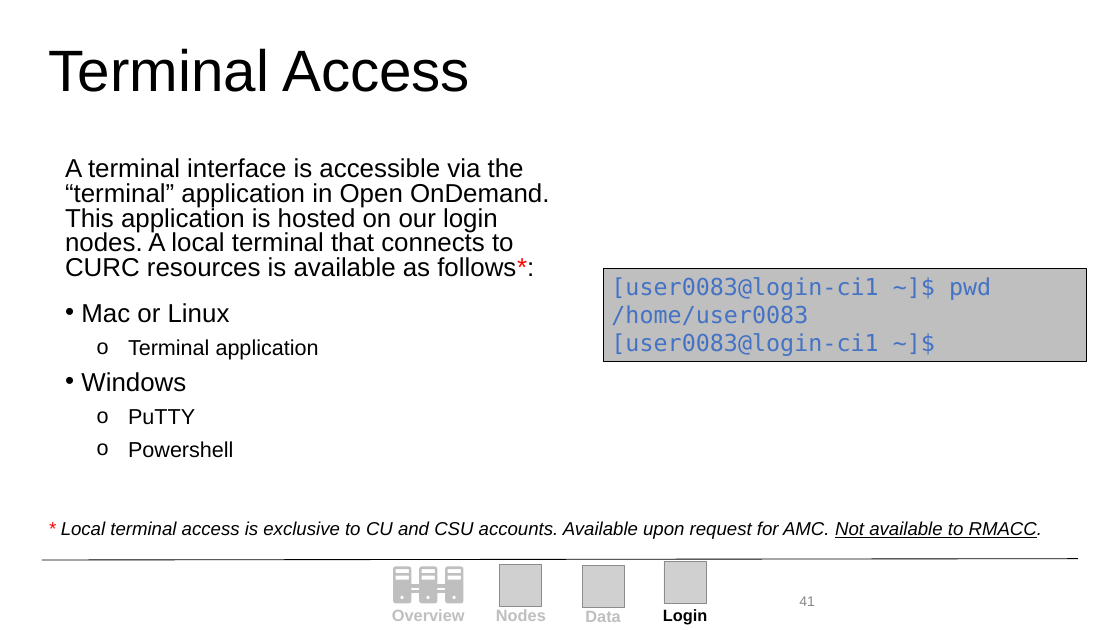
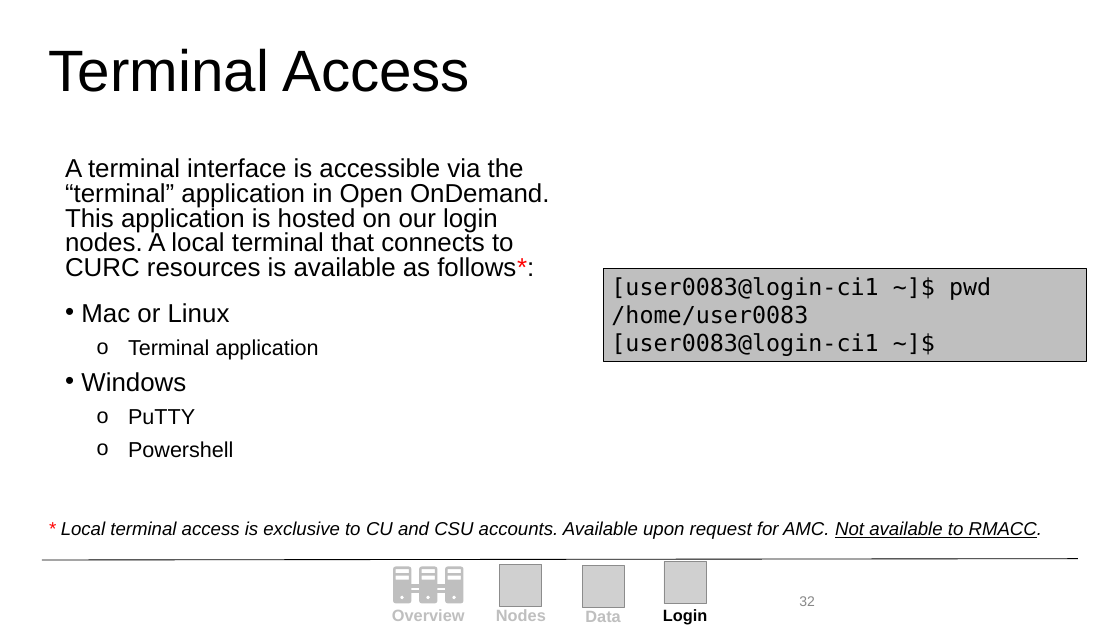
Before and after one commit to ResearchComputing/New_User_Seminar, a slide deck: slide 32 of Alpine_New_User_Seminar.pptx (slide 41 before the commit). Drawn at 1120x630 pixels with LibreOffice and Linux fonts; fonts in the diff are those of the drawing; grey boxes stand for pictures; background and template pictures are left out. Boxes give left, top, right and bottom in pixels: in the first picture for what was removed or moved away, otherwise in the second. Text is boxed around its words. In the diff, an @@ line names an element or a change of style, - is before the commit and + after.

```diff
--- a/Alpine_New_User_Seminar.pptx
+++ b/Alpine_New_User_Seminar.pptx
@@ rectangle "[user0083@login-ci1 ~]$ pwd" at (x1=603, y1=268, x2=1086, y2=361): text colour #4472C4 to #000000 @@
@@ page number at (x1=799, y1=596, x2=815, y2=606): text changed @@
-41
+32
```
Also in this commit, not shown: 12 other slides changed, 9 slides removed, 1 other file.
